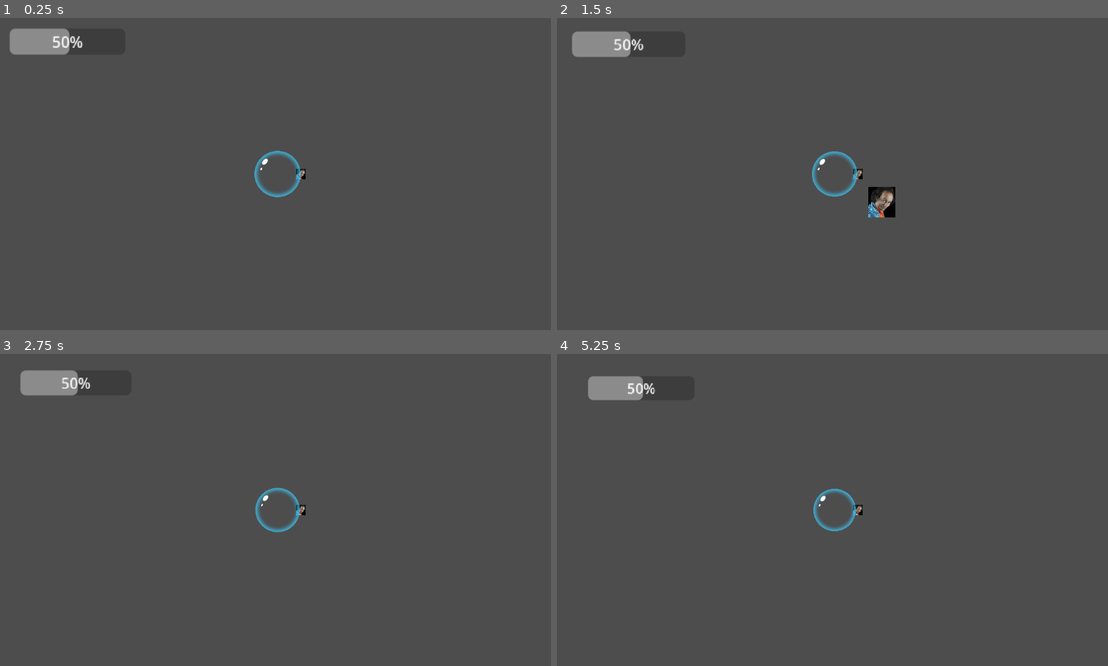
Above: before the commit, frames 1-4 (two rows, left to right).
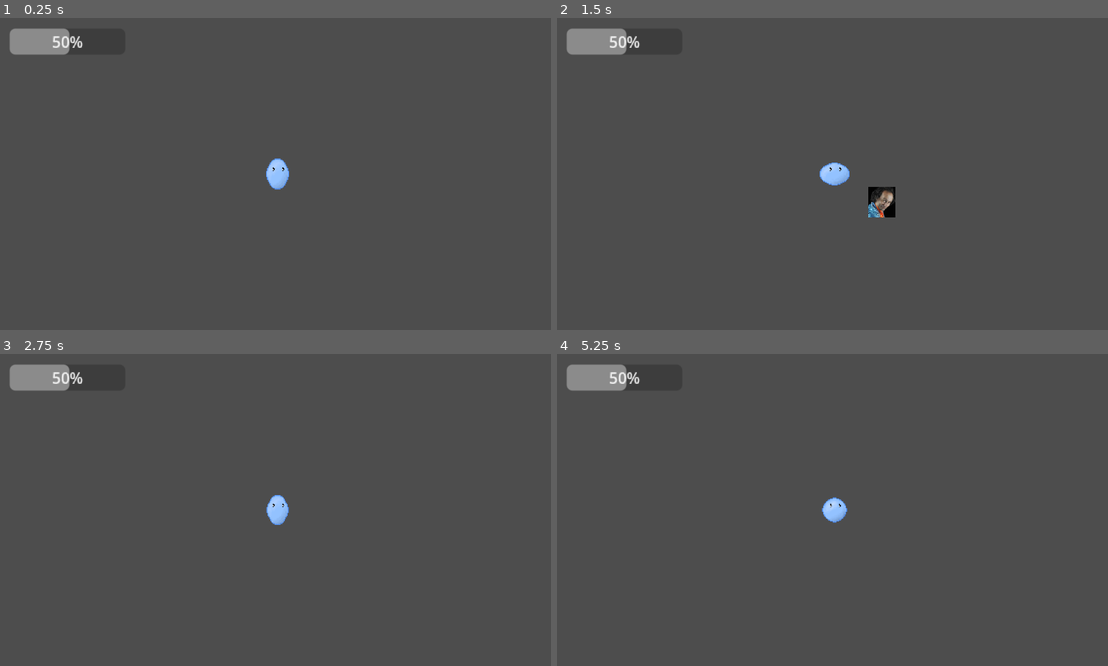
Above: after the commit, the same moments.

Repository: Zodayan/BubbleSurvivor
Game: Godot game, scene res://scenes/game.tscn
Two runs of this game, one before a commit and one after it. Both use one fixed random seed, a clock stepped at 60 frames per second and the inputs below.
Inputs (mouse positions are in pixels of both pictures, inside the frame that each line leads up to):
- Up to frame 1 (0.25 s): no input
- Up to frame 2 (1.5 s): move the mouse to (959, 158) at 0.52 s; press the mouse at (959, 158) at 0.53 s; hold Right (right) 0.53-1.28 s; move the mouse to (722, 189) at 1.27 s; release the mouse at (722, 189) at 1.28 s; hold Down (down) from 1.28 s (still down); click (722, 189) at 1.35 s
- Up to frame 3 (2.75 s): move the mouse to (330, 441) at 2.02 s; release Down (down) at 2.03 s; press the mouse at (330, 441) at 2.03 s; hold Right (right) from 2.03 s (still down)
- Up to frame 4 (5.25 s): move the mouse to (804, 572) at 2.77 s; release Right (right) at 2.78 s; release the mouse at (804, 572) at 2.78 s; hold Up (up) 2.78-3.53 s; click (804, 572) at 2.85 s; move the mouse to (1003, 556) at 3.52 s; press the mouse at (1003, 556) at 3.53 s; hold Q (left) 3.53-5.03 s; move the mouse to (667, 463) at 4.27 s; release the mouse at (667, 463) at 4.28 s; click (667, 463) at 4.35 s; move the mouse to (860, 510) at 5.02 s; press the mouse at (860, 510) at 5.03 s; hold Down (down) from 5.03 s (still down)

The runs differ from the first frame. In frame 1, 0.7% of the frame differs, in the area x 46-56%, y 42-58%; in frame 2, 1.1%; in frame 3, 1.4%; in frame 4, 1.8%, in the area x 1-56%, y 3-57%.

Commit message:
correction bugs et ajout bulle animee

Diff:
--- a/bubblesurvior/scenes/bubblePlayer.tscn
+++ b/bubblesurvior/scenes/bubblePlayer.tscn
@@ -1,11 +1,217 @@
-[gd_scene load_steps=5 format=3 uid="uid://dv51kh4el31"]
+[gd_scene load_steps=35 format=3 uid="uid://dv51kh4el31"]
 
 [ext_resource type="Script" path="res://scripts/player/bubble_player.gd" id="1_afnlq"]
-[ext_resource type="Texture2D" uid="uid://crpx2cfq45itc" path="res://assets/sprite/Coloured/512x512/bubble_7.png" id="2_4dqas"]
+[ext_resource type="Texture2D" uid="uid://cjlj11mad05qr" path="res://assets/sprite/Coloured/48x48/bubble_48px_4x1_left.png" id="2_bkdug"]
+[ext_resource type="Texture2D" uid="uid://b0kbltxjmbetb" path="res://assets/sprite/Coloured/48x48/bubble_48px_4x1_right.png" id="3_gdes2"]
 [ext_resource type="Script" path="res://scripts/player/player_uix.gd" id="3_ouqjc"]
+[ext_resource type="Texture2D" uid="uid://dcoohqrc2yujm" path="res://assets/sprite/Coloured/32x32/bubble_32px_4x1_left.png" id="4_r8cfe"]
+[ext_resource type="Texture2D" uid="uid://c2lnt01j1xbcp" path="res://assets/sprite/Coloured/32x32/bubble_32px_4x1_right.png" id="5_fmw41"]
+[ext_resource type="Texture2D" uid="uid://2ld56ns784qh" path="res://assets/sprite/Coloured/16x16/bubble_16px_4x1_left.png" id="6_8pqvp"]
+[ext_resource type="Texture2D" uid="uid://cudenq8uv1dwf" path="res://assets/sprite/Coloured/16x16/bubble_16px_4x1_right.png" id="7_uce8e"]
 
 [sub_resource type="CircleShape2D" id="CircleShape2D_k0so4"]
 radius = 26.0192
+
+[sub_resource type="AtlasTexture" id="AtlasTexture_lu4y1"]
+atlas = ExtResource("2_bkdug")
+region = Rect2(0, 0, 48, 48)
+
+[sub_resource type="AtlasTexture" id="AtlasTexture_tb0gr"]
+atlas = ExtResource("2_bkdug")
+region = Rect2(48, 0, 48, 48)
+
+[sub_resource type="AtlasTexture" id="AtlasTexture_nr3e2"]
+atlas = ExtResource("2_bkdug")
+region = Rect2(96, 0, 48, 48)
+
+[sub_resource type="AtlasTexture" id="AtlasTexture_rfo6f"]
+atlas = ExtResource("2_bkdug")
+region = Rect2(144, 0, 48, 48)
+
+[sub_resource type="AtlasTexture" id="AtlasTexture_djsoe"]
+atlas = ExtResource("3_gdes2")
+region = Rect2(0, 0, 48, 48)
+
+[sub_resource type="AtlasTexture" id="AtlasTexture_mksym"]
+atlas = ExtResource("3_gdes2")
+region = Rect2(48, 0, 48, 48)
+
+[sub_resource type="AtlasTexture" id="AtlasTexture_qsx44"]
+atlas = ExtResource("3_gdes2")
+region = Rect2(96, 0, 48, 48)
+
+[sub_resource type="AtlasTexture" id="AtlasTexture_dh0rl"]
+atlas = ExtResource("3_gdes2")
+region = Rect2(144, 0, 48, 48)
+
+[sub_resource type="AtlasTexture" id="AtlasTexture_pn5u0"]
+atlas = ExtResource("4_r8cfe")
+region = Rect2(0, 0, 32, 32)
+
+[sub_resource type="AtlasTexture" id="AtlasTexture_lepb4"]
+atlas = ExtResource("4_r8cfe")
+region = Rect2(32, 0, 32, 32)
+
+[sub_resource type="AtlasTexture" id="AtlasTexture_4fsg6"]
+atlas = ExtResource("4_r8cfe")
+region = Rect2(64, 0, 32, 32)
+
+[sub_resource type="AtlasTexture" id="AtlasTexture_n6fc5"]
+atlas = ExtResource("4_r8cfe")
+region = Rect2(96, 0, 32, 32)
+
+[sub_resource type="AtlasTexture" id="AtlasTexture_l26ph"]
+atlas = ExtResource("5_fmw41")
+region = Rect2(0, 0, 32, 32)
+
+[sub_resource type="AtlasTexture" id="AtlasTexture_sgriu"]
+atlas = ExtResource("5_fmw41")
+region = Rect2(32, 0, 32, 32)
+
+[sub_resource type="AtlasTexture" id="AtlasTexture_c3leb"]
+atlas = ExtResource("5_fmw41")
+region = Rect2(64, 0, 32, 32)
+
+[sub_resource type="AtlasTexture" id="AtlasTexture_yuuta"]
+atlas = ExtResource("5_fmw41")
+region = Rect2(96, 0, 32, 32)
+
+[sub_resource type="AtlasTexture" id="AtlasTexture_0hqef"]
+atlas = ExtResource("6_8pqvp")
+region = Rect2(0, 0, 16, 16)
+
+[sub_resource type="AtlasTexture" id="AtlasTexture_4yi73"]
+atlas = ExtResource("6_8pqvp")
+region = Rect2(16, 0, 16, 16)
+
+[sub_resource type="AtlasTexture" id="AtlasTexture_t4sks"]
+atlas = ExtResource("6_8pqvp")
+region = Rect2(32, 0, 16, 16)
+
+[sub_resource type="AtlasTexture" id="AtlasTexture_1idwf"]
+atlas = ExtResource("6_8pqvp")
+region = Rect2(48, 0, 16, 16)
+
+[sub_resource type="AtlasTexture" id="AtlasTexture_7ih87"]
+atlas = ExtResource("7_uce8e")
+region = Rect2(0, 0, 16, 16)
+
+[sub_resource type="AtlasTexture" id="AtlasTexture_2oulf"]
+atlas = ExtResource("7_uce8e")
+region = Rect2(16, 0, 16, 16)
+
+[sub_resource type="AtlasTexture" id="AtlasTexture_kk3b2"]
+atlas = ExtResource("7_uce8e")
+region = Rect2(32, 0, 16, 16)
+
+[sub_resource type="AtlasTexture" id="AtlasTexture_1tjha"]
+atlas = ExtResource("7_uce8e")
+region = Rect2(48, 0, 16, 16)
+
+[sub_resource type="SpriteFrames" id="SpriteFrames_yr11q"]
+animations = [{
+"frames": [{
+"duration": 1.0,
+"texture": SubResource("AtlasTexture_lu4y1")
+}, {
+"duration": 1.0,
+"texture": SubResource("AtlasTexture_tb0gr")
+}, {
+"duration": 1.0,
+"texture": SubResource("AtlasTexture_nr3e2")
+}, {
+"duration": 1.0,
+"texture": SubResource("AtlasTexture_rfo6f")
+}],
+"loop": true,
+"name": &"bigSizeLeft",
+"speed": 5.0
+}, {
+"frames": [{
+"duration": 1.0,
+"texture": SubResource("AtlasTexture_djsoe")
+}, {
+"duration": 1.0,
+"texture": SubResource("AtlasTexture_mksym")
+}, {
+"duration": 1.0,
+"texture": SubResource("AtlasTexture_qsx44")
+}, {
+"duration": 1.0,
+"texture": SubResource("AtlasTexture_dh0rl")
+}],
+"loop": true,
+"name": &"bigSizeRight",
+"speed": 5.0
+}, {
+"frames": [{
+"duration": 1.0,
+"texture": SubResource("AtlasTexture_pn5u0")
+}, {
+"duration": 1.0,
+"texture": SubResource("AtlasTexture_lepb4")
+}, {
+"duration": 1.0,
+"texture": SubResource("AtlasTexture_4fsg6")
+}, {
+"duration": 1.0,
+"texture": SubResource("AtlasTexture_n6fc5")
+}],
+"loop": true,
+"name": &"middleSizeLeft",
+"speed": 5.0
+}, {
+"frames": [{
+"duration": 1.0,
+"texture": SubResource("AtlasTexture_l26ph")
+}, {
+"duration": 1.0,
+"texture": SubResource("AtlasTexture_sgriu")
+}, {
+"duration": 1.0,
+"texture": SubResource("AtlasTexture_c3leb")
+}, {
+"duration": 1.0,
+"texture": SubResource("AtlasTexture_yuuta")
+}],
+"loop": true,
+"name": &"middleSizeRight",
+"speed": 5.0
+}, {
+"frames": [{
+"duration": 1.0,
+"texture": SubResource("AtlasTexture_0hqef")
+}, {
+"duration": 1.0,
+"texture": SubResource("AtlasTexture_4yi73")
+}, {
+"duration": 1.0,
+"texture": SubResource("AtlasTexture_t4sks")
+}, {
+"duration": 1.0,
+"texture": SubResource("AtlasTexture_1idwf")
+}],
+"loop": true,
+"name": &"smallSizeLeft",
+"speed": 5.0
+}, {
+"frames": [{
+"duration": 1.0,
+"texture": SubResource("AtlasTexture_7ih87")
+}, {
+"duration": 1.0,
+"texture": SubResource("AtlasTexture_2oulf")
+}, {
+"duration": 1.0,
+"texture": SubResource("AtlasTexture_kk3b2")
+}, {
+"duration": 1.0,
+"texture": SubResource("AtlasTexture_1tjha")
+}],
+"loop": true,
+"name": &"smallSizeRight",
+"speed": 5.0
+}]
 
 [node name="BubblePlayer" type="CharacterBody2D"]
 z_index = 1
@@ -19,9 +225,10 @@
 [node name="BubbleHitbox" type="CollisionShape2D" parent="."]
 shape = SubResource("CircleShape2D_k0so4")
 
-[node name="BubbleSprite" type="Sprite2D" parent="."]
-scale = Vector2(0.1, 0.1)
-texture = ExtResource("2_4dqas")
+[node name="BubbleSprite" type="AnimatedSprite2D" parent="."]
+sprite_frames = SubResource("SpriteFrames_yr11q")
+animation = &"bigSizeRight"
+autoplay = "middleSizeRight"
 
 [node name="Timer" type="Timer" parent="."]
 process_callback = 0
--- a/bubblesurvior/scripts/player/bubble_player.gd
+++ b/bubblesurvior/scripts/player/bubble_player.gd
@@ -2,6 +2,8 @@
 class_name BubblePlayer
 
 @onready var timer = $Timer
+@onready var sprite = $BubbleSprite
+
 var deplacementX: float = 0
 var deplacementY: float = 0
 
@@ -65,7 +67,8 @@
 
 func scaleBubble():
 
-	self.scale = Vector2(1,1)*CustomSceneTree.getInstance()._playerManager.hp/CustomSceneTree.getInstance()._playerManager.maxHp*2
+	sprite.scale = Vector2(1,1)*CustomSceneTree.getInstance()._playerManager.hp/CustomSceneTree.getInstance()._playerManager.maxHp*2
+
 
 func death():
 
--- a/bubblesurvior/scripts/weapons/weapon.gd
+++ b/bubblesurvior/scripts/weapons/weapon.gd
@@ -9,8 +9,8 @@
 func _process(delta: float) -> void:
 	var player: BubblePlayer = CustomSceneTree.getInstance()._playerManager.playerBody
 	position = player.position
-	var player_sprite: Sprite2D = player.get_child(2)
-	position.x += player_sprite.texture.get_width() * player_sprite.scale.x / 2
+	var player_sprite: AnimatedSprite2D = player.get_child(2)
+	position.x += player_sprite.global_scale[0] * player_sprite.scale.x / 2
 	timer_dernier_tir += delta
 
 # A ne pas toucher en avec héritage
Not shown, added: bubblesurvior/assets/sprite/Coloured/16x16/bubble_16px_4x1_left.png.import
Not shown, added: bubblesurvior/assets/sprite/Coloured/16x16/bubble_16px_4x1_right.png.import
Binary file changed: bubblesurvior/assets/sprite/Coloured/32x32/bubble_32px_4x1_right.png
